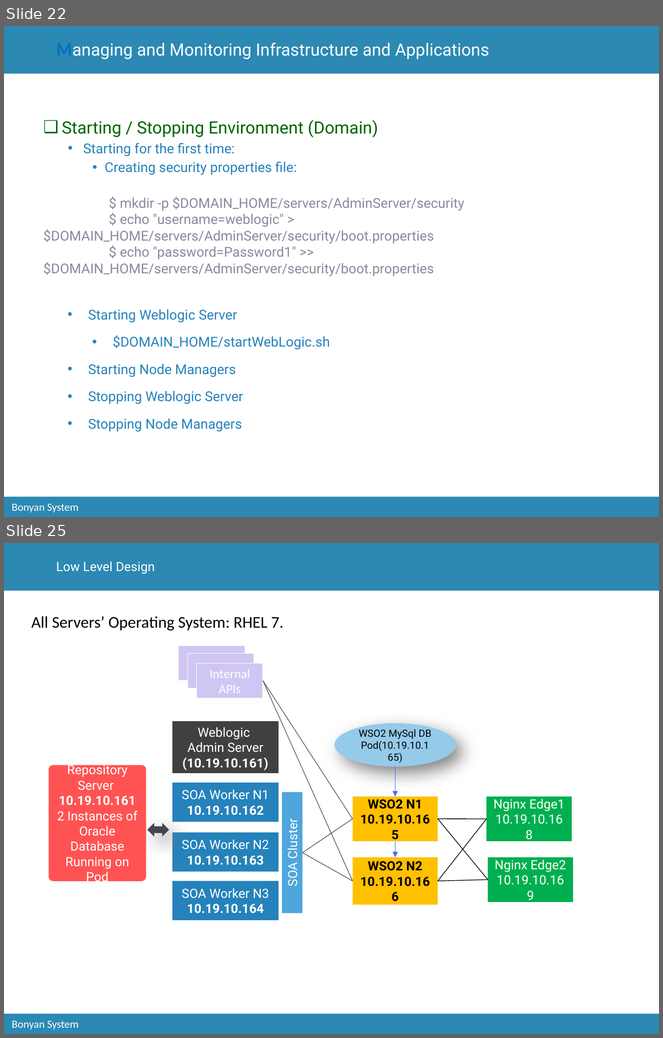
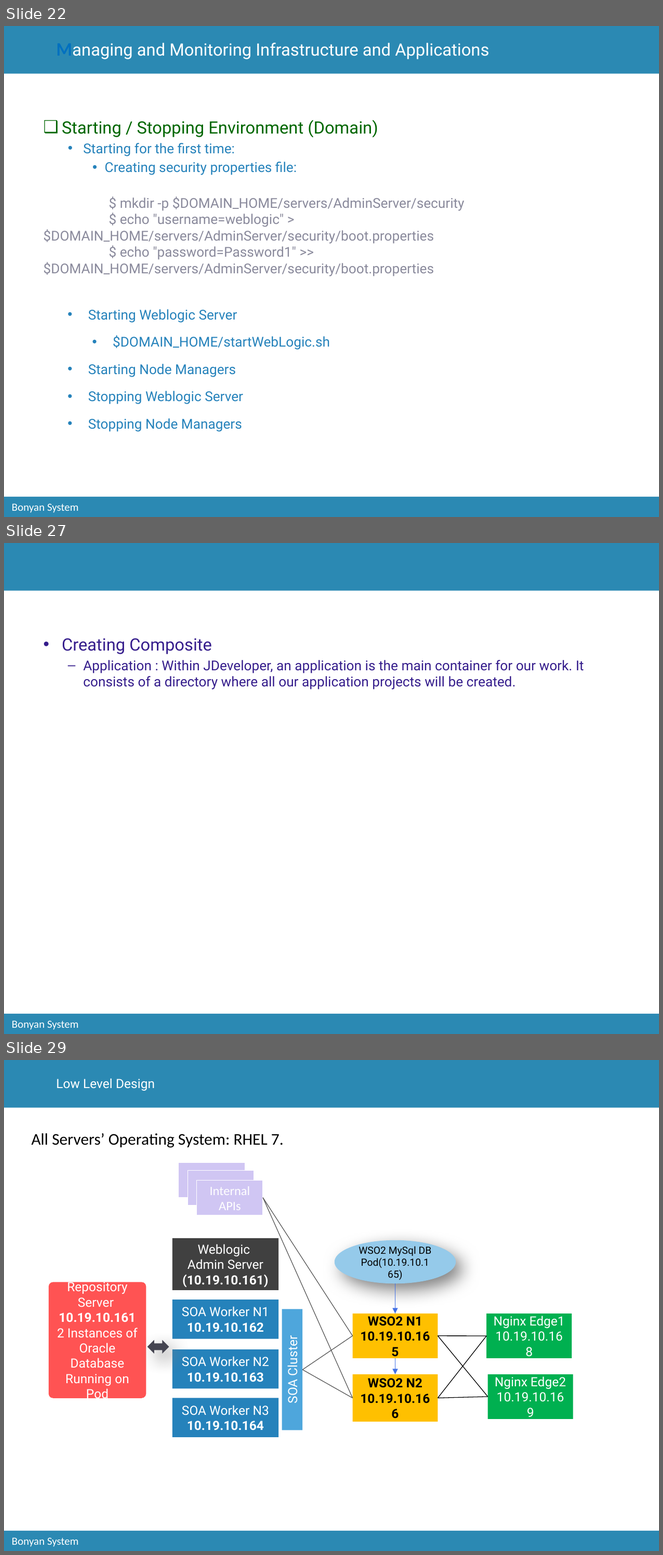
Before and after one commit to catcry/soaTraining, a slide deck: Presentation/soaTrainingPresentation.pptx. Shown one above the other, each under a label of ours: slides 22 and 25 before the commit, slides 22, 27 and 29 after it; the slides between them are not shown. The pictures are 663x1038 and 663x1555 pixels, drawn with LibreOffice and Linux fonts; fonts in the diff are those of the drawing; background and template pictures are left out. Boxes give left, top, right and bottom in pixels: in the first picture for what was removed or moved away, otherwise in the second. Text is boxed around its words. In the diff, an @@ line names an element or a change of style, - is before the commit and + after.

```diff
--- a/Presentation/soaTrainingPresentation.pptx
+++ b/Presentation/soaTrainingPresentation.pptx
@@ slide 27 added at [4,543,659,1034], background #FFFFFF; not listed: 3 template elements that a slide beside it also shows @@
@@ text added at [62,638,584,690], 15 pt, text #351D8C @@
+• Creating Composite
+  – Application : Within JDeveloper, an application is the main container for our work. It consists of a directory where all our application projects will be created.
@@ what was slide 25 is now slide 29 @@
```
Also in this commit, not shown: 3 slides changed, 3 other slides added.
